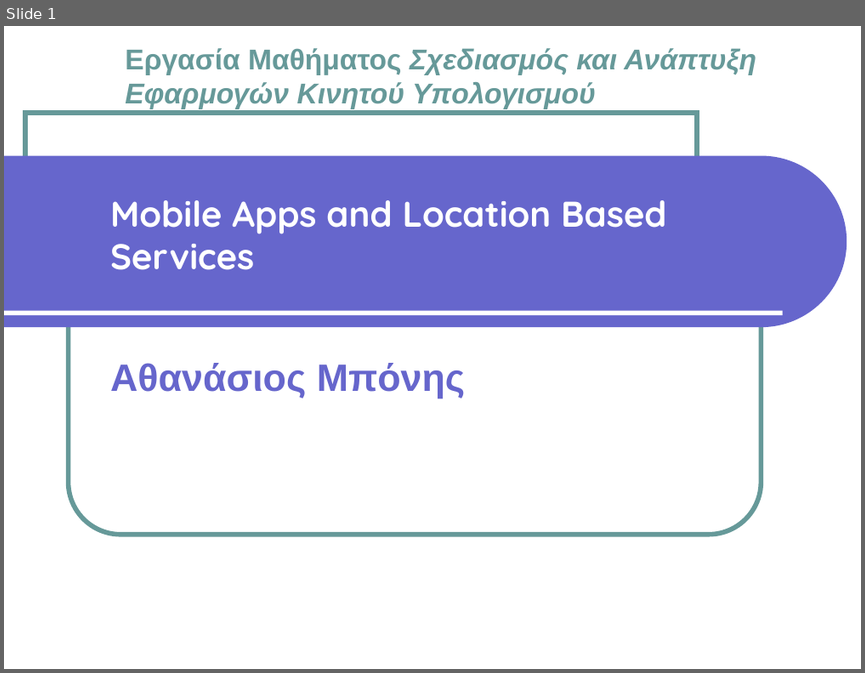
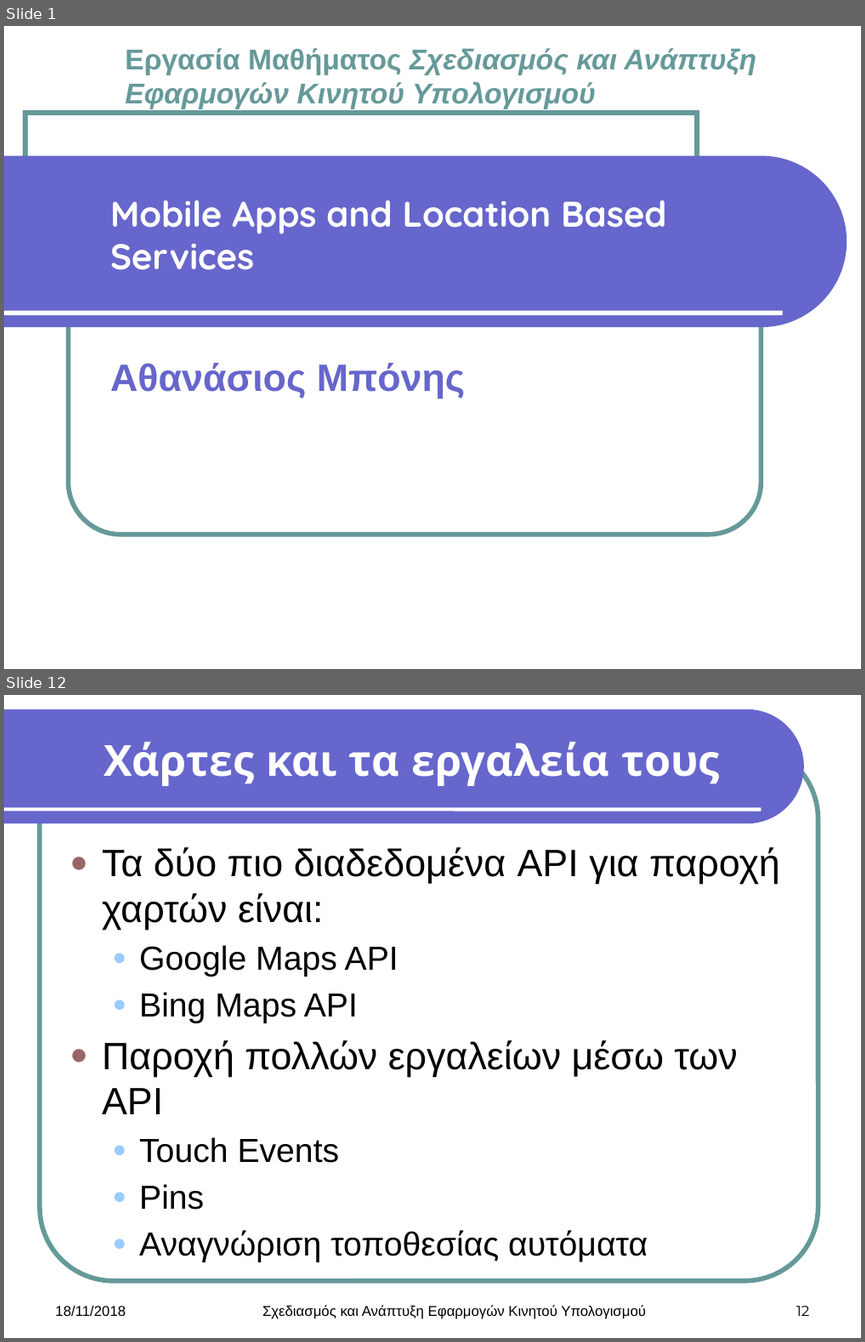
Before and after one commit to AthanCB/Design-and-development-of-mobile-computing, a slide deck: Theory Assignment/Mobile Apps and Location Based Services.pptx. Shown one above the other, each under a label of ours: slide 1 before the commit, slides 1 and 12 after it; the slides between them are not shown. The pictures are 865x673 and 865x1342 pixels, drawn with LibreOffice and Linux fonts; fonts in the diff are those of the drawing; background and template pictures are left out. Boxes give left, top, right and bottom in pixels: in the first picture for what was removed or moved away, otherwise in the second. Text is boxed around its words. In the diff, an @@ line names an element or a change of style, - is before the commit and + after.

```diff
--- a/Theory Assignment/Mobile Apps and Location Based Services.pptx
+++ b/Theory Assignment/Mobile Apps and Location Based Services.pptx
@@ slide 12 added at (x1=4, y1=695, x2=861, y2=1338), background #FFFFFF @@
@@ freeform shape added at (x1=4, y1=709, x2=803, y2=823), fill #6666CC @@
@@ rounded rectangle added at (x1=40, y1=744, x2=818, y2=1280), outline #669999 4 pt @@
@@ title added at (x1=103, y1=742, x2=720, y2=786), 36 pt, text #FFFFFF, bold @@
+Χάρτες και τα εργαλεία τους
@@ line added from (4, 809) to (760, 809), #FFFFFF 3 pt @@
@@ text added at (x1=102, y1=847, x2=780, y2=1262), 32 pt, text #000000 @@
+● Τα δύο πιο διαδεδομένα API για παροχή χαρτών είναι:
+  ● Google Maps API
+  ● Bing Maps API
+● Παροχή πολλών εργαλείων μέσω των API
+  ● Touch Events
+  ● Pins
+  ● Αναγνώριση τοποθεσίας αυτόματα
@@ text added at (x1=55, y1=1305, x2=126, y2=1316), 12 pt, text #000000 @@
+18/11/2018
@@ text added at (x1=262, y1=1304, x2=646, y2=1319), 12 pt, text #000000 @@
+Σχεδιασμός και Ανάπτυξη Εφαρμογών Κινητού Υπολογισμού
@@ page number added at (x1=796, y1=1305, x2=810, y2=1315), 12 pt, text #000000 @@
+12
```
Also in this commit, not shown: 14 other slides added, 1 slide removed, 16 other files.
